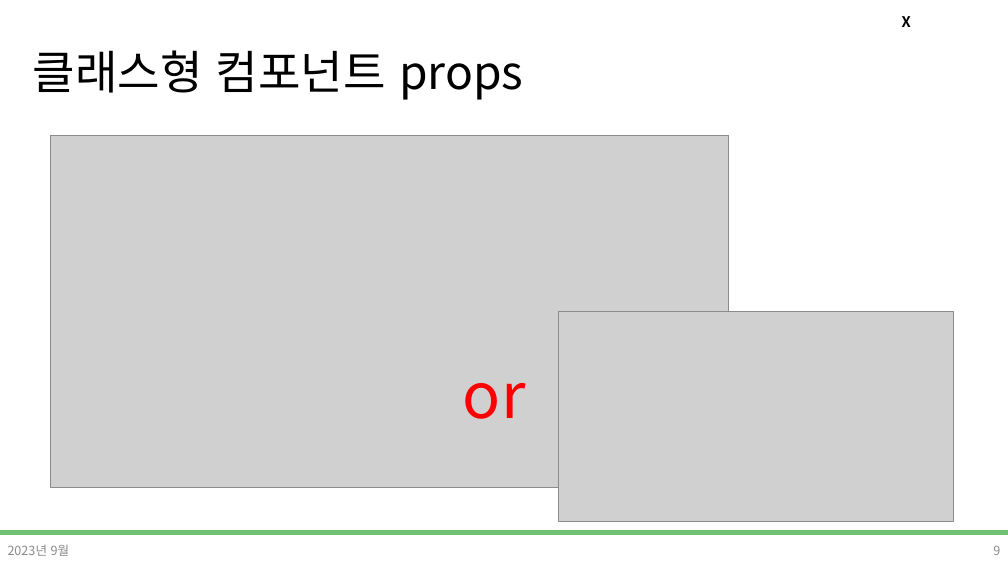
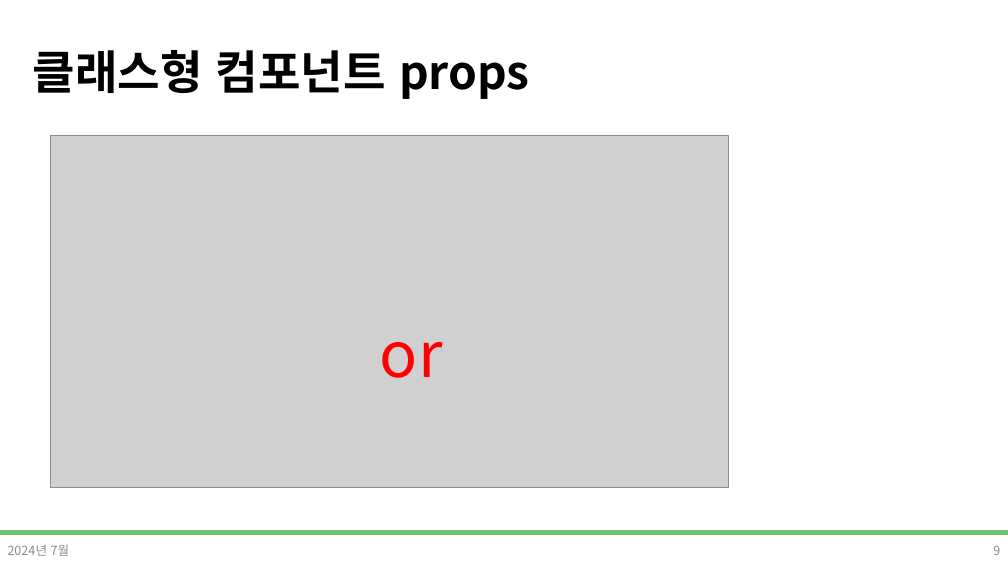
Before and after one commit to DevDamon0527/SeSAC_Yeongdeungpo_Campus_6th, a slide deck: slide 9 of material/[SeSAC_YDP_6] 24_React_Props_State.pptx. Drawn at 1008x567 pixels with LibreOffice and Linux fonts; fonts in the diff are those of the drawing; grey boxes stand for pictures; background and template pictures are left out. Boxes give left, top, right and bottom in pixels: in the first picture for what was removed or moved away, otherwise in the second. Text is boxed around its words. In the diff, an @@ line names an element or a change of style, - is before the commit and + after.

```diff
--- a/material/[SeSAC_YDP_6] 24_React_Props_State.pptx
+++ b/material/[SeSAC_YDP_6] 24_React_Props_State.pptx
@@ title "클래스형 컴포넌트 props" at [33, 50, 530, 99]: bold on @@
@@ text removed at [902, 16, 911, 27] @@
-X
@@ text "or": place and size @@
-text "or" at [463, 383, 526, 419]
+text "or" at [380, 342, 443, 378]
@@ picture removed at [559, 312, 954, 522] @@
@@ text at [8, 545, 70, 556]: text changed @@
-2023년 9월
+2024년 7월
```
Also in this commit, not shown: 17 other slides changed, 2 other files.
